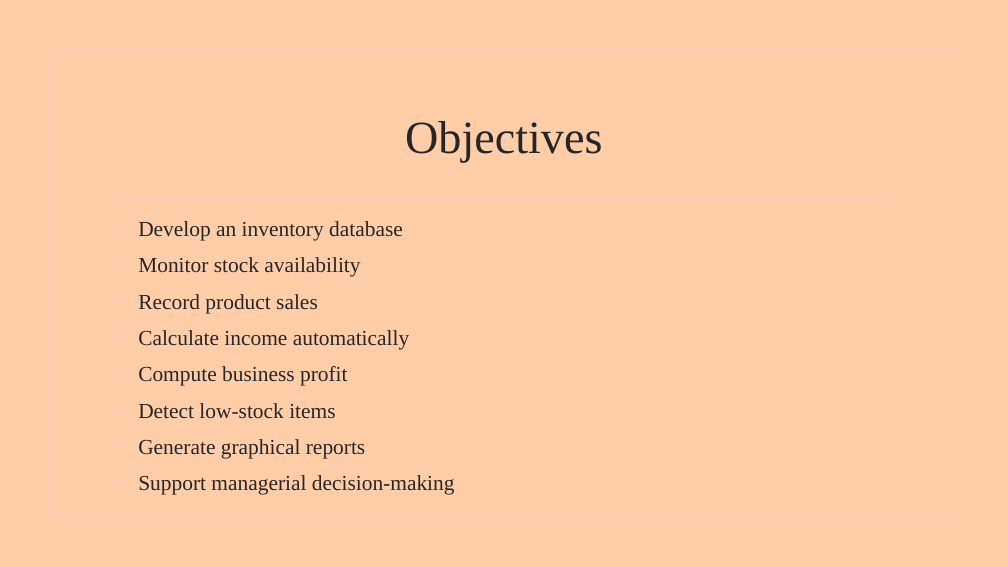
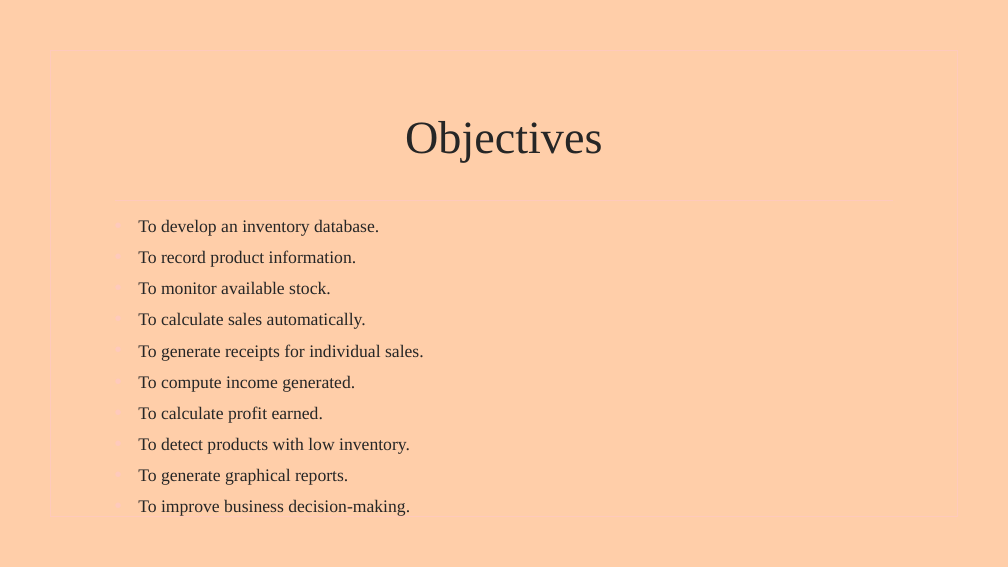
Before and after one commit to Ayomikun721/PYTHON-SYNTHAX, a slide deck: slide 7 of AYOMIKUN PYTHON SYNTHAX.pptx. Drawn at 1008x567 pixels with LibreOffice and Linux fonts; fonts in the diff are those of the drawing; background and template pictures are left out. Boxes give left, top, right and bottom in pixels: in the first picture for what was removed or moved away, otherwise in the second. Text is boxed around its words. In the diff, an @@ line names an element or a change of style, - is before the commit and + after.

```diff
--- a/AYOMIKUN PYTHON SYNTHAX.pptx
+++ b/AYOMIKUN PYTHON SYNTHAX.pptx
@@ text at bbox=[138, 219, 424, 516]: text changed; size 20.4 to 16.8 pt @@
-• Develop an inventory database
-• Monitor stock availability
-• Record product sales
-• Calculate income automatically
-• Compute business profit
-• Detect low-stock items
-• Generate graphical reports
-• Support managerial decision-making
+• To develop an inventory database.
+• To record product information.
+• To monitor available stock.
+• To calculate sales automatically.
+• To generate receipts for individual sales.
+• To compute income generated.
+• To calculate profit earned.
+• To detect products with low inventory.
+• To generate graphical reports.
+• To improve business decision-making.
```
Also in this commit, not shown: 13 other slides changed, 3 slides added, 1 slide removed, 1 other file.
